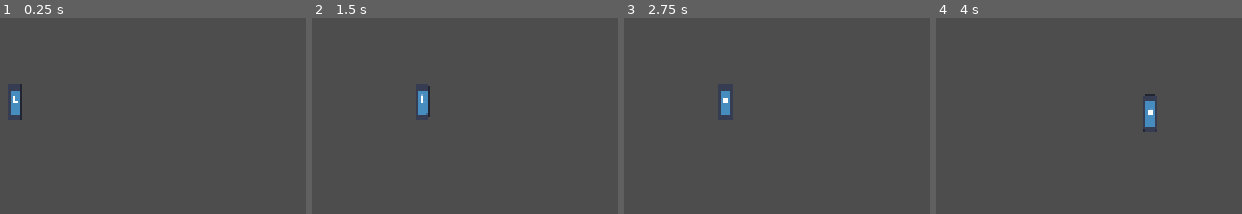
Above: before the commit, frames 1-4 (left to right).
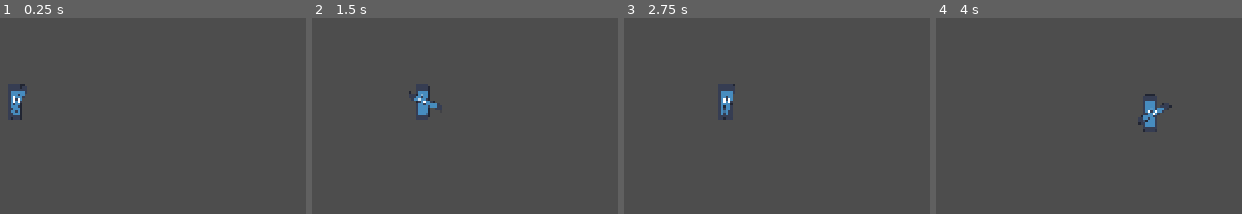
Above: after the commit, the same moments.

Repository: MrPanda05/proto-game
Game: Godot game, scene res://Levels/TestLevel.tscn
The game is run twice, just before and just after one commit, with the same random seed, the same clock (stepped at 60 frames per second) and the same inputs. The engine's default icon, where the game draws it, is replaced by a stand-in: a white triangle on a blue panel in a dark square.
Inputs (mouse positions are in pixels of both pictures, inside the frame that each line leads up to):
- Up to frame 1 (0.25 s): no input
- Up to frame 2 (1.5 s): tap Enter at 0.5 s; move the mouse to (outside the picture) at 0.52 s; press the mouse at (outside the picture) at 0.53 s; hold D (Right) from 0.53 s (still down); tap Q (AutoAim) at 0.6 s; tap W (Jump) at 0.77, 1.07 s; move the mouse to (outside the picture) at 1.27 s; release the mouse at (outside the picture) at 1.28 s; click (outside the picture) at 1.35 s
- Up to frame 3 (2.75 s): tap W (Jump) at 1.52, 1.55, 1.82 s; move the mouse to (outside the picture) at 2.02 s; release D (Right) at 2.03 s; hold A (Left) from 2.03 s (still down); hold W (Jump) from 2.03 s (still down); tap Q (AutoAim) at 2.3 s
- Up to frame 4 (4 s): move the mouse to (963, 82) at 2.77 s; release A (Left) at 2.78 s; release W (Jump) at 2.78 s; hold D (Right) from 2.78 s (still down); tap Q (AutoAim) at 2.85 s; tap W (Jump) at 3.02, 3.32, 3.77, 3.8 s; click (963, 82) at 3.05 s; move the mouse to (outside the picture) at 3.52 s; press the mouse at (outside the picture) at 3.53 s

The runs differ from the first frame. In frame 1, 0.2% of the frame differs, in the area x 3-9%, y 33-53%; in frame 2, 0.2%, in the area x 31-41%, y 37-46%; in frame 3, 0.2%; in frame 4, 0.2%.

Commit message:
Added basic shooting mecanic

Diff:
--- /dev/null
+++ b/Bullets/BaseBullet.gd
@@ -0,0 +1,14 @@
+@abstract
+class_name BaseBullet
+extends CharacterBody2D
+
+@export var size: float = 1
+@export var speed: float = 150
+@export var maxHitCount: int = 1
+var _hitCount: int = 0
+
+@abstract
+func OnHit()
+
+@abstract
+func Move(dir: Vector2)
--- /dev/null
+++ b/Bullets/BaseBullet.tscn
@@ -0,0 +1,17 @@
+[gd_scene format=3 uid="uid://b8rt3b1yhhets"]
+
+[ext_resource type="Texture2D" uid="uid://d0uide6srbo2w" path="res://icon.svg" id="1_gcn5v"]
+
+[sub_resource type="CircleShape2D" id="CircleShape2D_mgtjl"]
+radius = 16.0
+
+[node name="BaseBullet" type="CharacterBody2D" unique_id=1796345112]
+collision_layer = 0
+collision_mask = 0
+
+[node name="Icon" type="Sprite2D" parent="." unique_id=408559351]
+scale = Vector2(0.2, 0.2)
+texture = ExtResource("1_gcn5v")
+
+[node name="CollisionShape2D" type="CollisionShape2D" parent="." unique_id=1656786958]
+shape = SubResource("CircleShape2D_mgtjl")
--- /dev/null
+++ b/Bullets/Types/BasicBullet.gd
@@ -0,0 +1,14 @@
+class_name BasicBullet
+extends BaseBullet
+
+var _direction: Vector2
+
+func OnHit():
+	queue_free()
+
+func Move(dir: Vector2):
+	_direction = dir
+
+func _physics_process(delta: float) -> void:
+	velocity = _direction * speed
+	move_and_slide()
--- a/LePlayer/PlayerRig.gd
+++ b/LePlayer/PlayerRig.gd
@@ -1,5 +1,7 @@
 class_name PlayerRig
 extends RigidBody2D
+
+enum States { PAUSED, PLAYING, DEAD }
 
 @export var speed: float = 250
 ## Default gravity when falling platform
@@ -12,11 +14,16 @@
 @export var jumpTimeToDescent: float = 0.2
 @export var variableJumpHeight: float = 75
 @export var maxJumps: int = 1
+@export var fireRate: float = 0.5
+
+@export var playerStates: States
 
 @onready var _jumpVel: float = ((2.0 * jumpHeight) / jumpTimeToPeak) * -1
 @onready var _jumpGravity: float = ((-2.0 * jumpHeight) / (jumpTimeToPeak * jumpTimeToPeak)) * -1
 @onready var _fallGravity: float = ((-2.0 * jumpHeight) / (jumpTimeToDescent * jumpTimeToDescent)) * -1
 @onready var _variableJumpGravity: float = (_jumpVel * _jumpVel) / (2 * variableJumpHeight)
+
+@onready var Wand: Shooter = $Shooter
 
 var _horizontalInput: float = 0
 var _jumpInput: bool = false
@@ -26,6 +33,8 @@
 var _isOnFloor: bool = false
 var _isOnOneWay: bool = false
 var _hasPressedDown: bool = false
+var _autoShoot: bool = false
+var _shootInput: bool = false
 
 const ONE_WAY_LAYER := 6
 const FLOOR_DOT := 0.7   # how upward a contact normal must be to count as floor
@@ -43,10 +52,13 @@
 
 func GarderInputs() -> void:
 	_horizontalInput = Input.get_axis("Left", "Right")
-	if Input.is_action_just_pressed("Jump"):
+	if(Input.is_action_just_pressed("Jump")):
 		_jumpInput = true
 	_holdJumpInput = Input.is_action_pressed("Jump")
 	_hasPressedDown = Input.is_action_pressed("Down")
+	_shootInput = Input.is_action_pressed("Shoot")
+	if(Input.is_action_just_pressed("AutoAim")):
+		_autoShoot = true if !_autoShoot else false
 
 
 func GetGravity(vy: float) -> float:
@@ -62,13 +74,26 @@
 
 
 func _physics_process(_delta: float) -> void:
-	GarderInputs()
-	HandleOneWays()
+	match playerStates:
+		States.PLAYING:
+			GarderInputs()
+			HandleOneWays()
+			HandleWand()
+		States.PAUSED:
+			pass
+		States.DEAD:
+			pass
 
 
-func _integrate_forces(state: PhysicsDirectBodyState2D) -> void:
+func HandleWand() -> void:
+	var dir := get_global_mouse_position()
+	Wand.MoveShoot(dir);
+	if(_autoShoot || _shootInput):
+		Wand.Shoot(dir)
+
+
+func Movement(state: PhysicsDirectBodyState2D) -> void:
 	var vel := state.linear_velocity
-
 	# Floor and one-way detection from this step's contacts
 	_isOnFloor = false
 	_isOnOneWay = false
@@ -99,3 +124,16 @@
 	vel.x = _horizontalInput * speed
 
 	state.linear_velocity = vel
+
+func _integrate_forces(state: PhysicsDirectBodyState2D) -> void:
+	match playerStates:
+		States.PLAYING:
+			Movement(state)
+		States.PAUSED:
+			pass
+		States.DEAD:
+			pass
+
+
+func OnStart() -> void:
+	Wand.SetUpShooter(fireRate)
--- a/LePlayer/PlayerRig.tscn
+++ b/LePlayer/PlayerRig.tscn
@@ -2,6 +2,7 @@
 
 [ext_resource type="Texture2D" uid="uid://d0uide6srbo2w" path="res://icon.svg" id="1_47ucn"]
 [ext_resource type="Script" uid="uid://bfgfj5twuedkn" path="res://LePlayer/PlayerRig.gd" id="1_je4v8"]
+[ext_resource type="PackedScene" uid="uid://dx01pdu4xek54" path="res://Shooter/Shooter.tscn" id="3_rga63"]
 
 [sub_resource type="PhysicsMaterial" id="PhysicsMaterial_a28d8"]
 friction = 0.0
@@ -19,6 +20,7 @@
 contact_monitor = true
 max_contacts_reported = 5
 script = ExtResource("1_je4v8")
+playerStates = 1
 
 [node name="Icon" type="Sprite2D" parent="." unique_id=1049500892]
 scale = Vector2(0.2615, 0.707)
@@ -26,3 +28,7 @@
 
 [node name="CollisionShape2D" type="CollisionShape2D" parent="." unique_id=1956739146]
 shape = SubResource("RectangleShape2D_mgtjl")
+
+[node name="Shooter" parent="." unique_id=806875647 instance=ExtResource("3_rga63")]
+
+[connection signal="ready" from="." to="." method="OnStart"]
--- /dev/null
+++ b/Shooter/Shooter.gd
@@ -0,0 +1,37 @@
+class_name Shooter
+extends Node2D
+
+
+@export var _wandVisual: Sprite2D
+@export var _wandExitPoint: Node2D
+@export var fireRate: float
+@export var BulletScene: PackedScene
+var _canShoot: bool = true
+var _firerateTimer: Timer
+
+func _ready() -> void:
+	_firerateTimer = get_node("FirerateTimer")
+
+func Shoot(direction: Vector2) -> void:
+	if(!_canShoot):return
+	if(BulletScene == null):
+		printerr("Bulet instance is Null, fix it!")
+		return
+	var bulletInstance: BaseBullet = BulletScene.instantiate()
+	bulletInstance.global_position = _wandExitPoint.global_position
+	get_parent().get_parent().add_child(bulletInstance)
+	bulletInstance.Move((direction - global_position).normalized())
+	print("shoot")
+	_firerateTimer.start()
+	_canShoot = false
+
+func SetUpShooter(firerate: float) -> void:
+	fireRate = firerate
+
+func MoveShoot(direction: Vector2):
+	if(_wandVisual == null): return
+	var angle = (direction - global_position).angle() + PI / 2
+	_wandVisual.global_rotation = angle
+
+func OnFirerateTimerTimeout() -> void:
+	_canShoot = true
--- /dev/null
+++ b/Shooter/Shooter.tscn
@@ -0,0 +1,23 @@
+[gd_scene format=3 uid="uid://dx01pdu4xek54"]
+
+[ext_resource type="Script" uid="uid://c4q8abllavwel" path="res://Shooter/Shooter.gd" id="1_eb6ym"]
+[ext_resource type="Texture2D" uid="uid://d0uide6srbo2w" path="res://icon.svg" id="2_o6pav"]
+
+[node name="Shooter" type="Node2D" unique_id=806875647 node_paths=PackedStringArray("_wandVisual", "_wandExitPoint")]
+script = ExtResource("1_eb6ym")
+_wandVisual = NodePath("WandVisual")
+_wandExitPoint = NodePath("WandVisual/Marker2D")
+fireRate = 0.5
+
+[node name="WandVisual" type="Sprite2D" parent="." unique_id=1589346860]
+position = Vector2(8, 0)
+scale = Vector2(0.12499999, 0.6875)
+texture = ExtResource("2_o6pav")
+
+[node name="Marker2D" type="Marker2D" parent="WandVisual" unique_id=1862721802]
+position = Vector2(0, -46.545456)
+
+[node name="FirerateTimer" type="Timer" parent="." unique_id=1657694820]
+one_shot = true
+
+[connection signal="timeout" from="FirerateTimer" to="." method="OnFirerateTimerTimeout"]
Not shown, added: Bullets/BaseBullet.gd.uid
Not shown, added: Bullets/Types/BasicBullet.gd.uid
Not shown, added: Shooter/Shooter.gd.uid
Not shown, added: Levels/TestLevel.tscn6745729093.tmp
